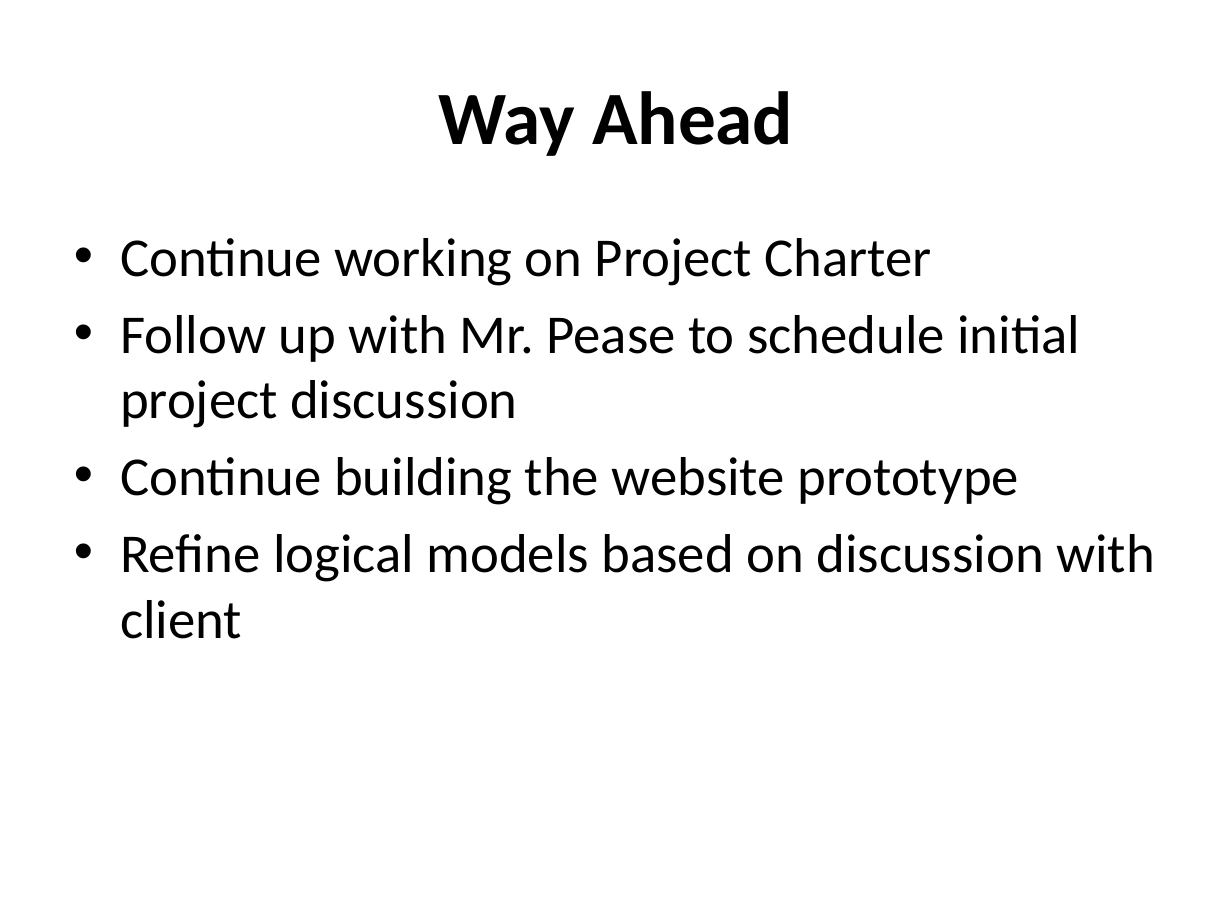
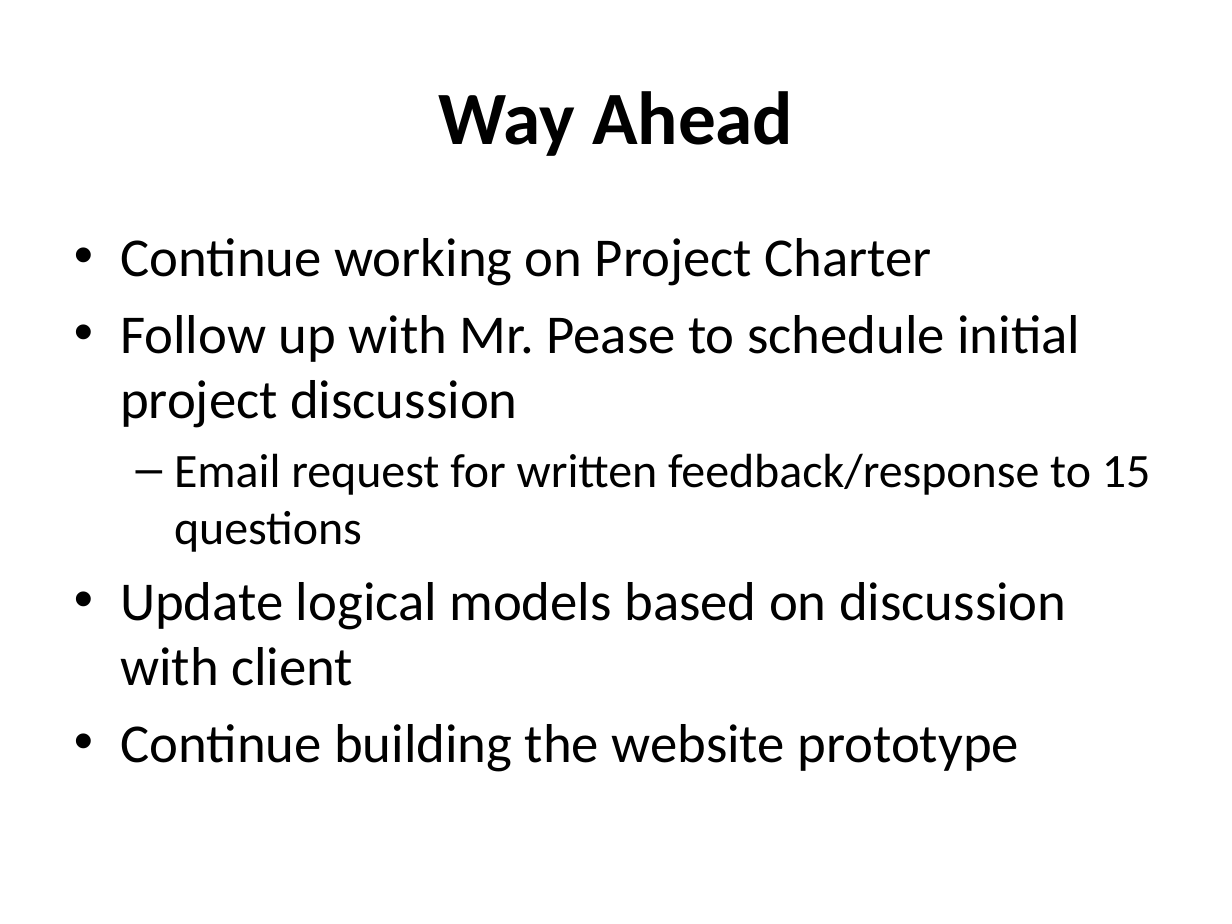
Before and after one commit to ehsantos11/MIST7590-Smithgall-Project, a slide deck: slide 10 of SGW Project Update 11Oct17.pptx. Drawn at 1232x924 pixels with LibreOffice and Linux fonts; fonts in the diff are those of the drawing; background and template pictures are left out. Boxes give left, top, right and bottom in pixels: in the first picture for what was removed or moved away, otherwise in the second. Text is boxed around its words. In the diff, an @@ line names an element or a change of style, - is before the commit and + after.

```diff
--- a/SGW Project Update 11Oct17.pptx
+++ b/SGW Project Update 11Oct17.pptx
@@ text at box(120, 453, 1150, 686): paragraphs added @@
+  – Email request for written feedback/response to 15 questions
+• Update logical models based on discussion with client
@@ text at box(120, 534, 1155, 639): paragraph removed @@
-• Refine logical models based on discussion with client
```
Also in this commit, not shown: 4 other slides changed.
